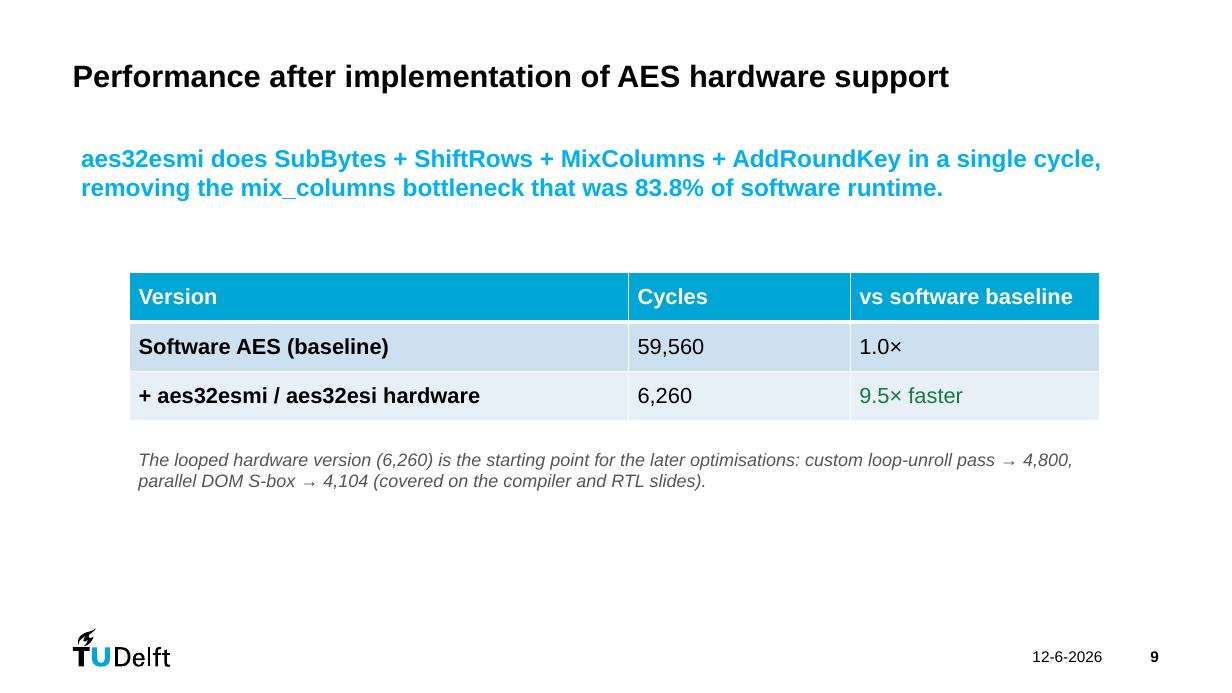
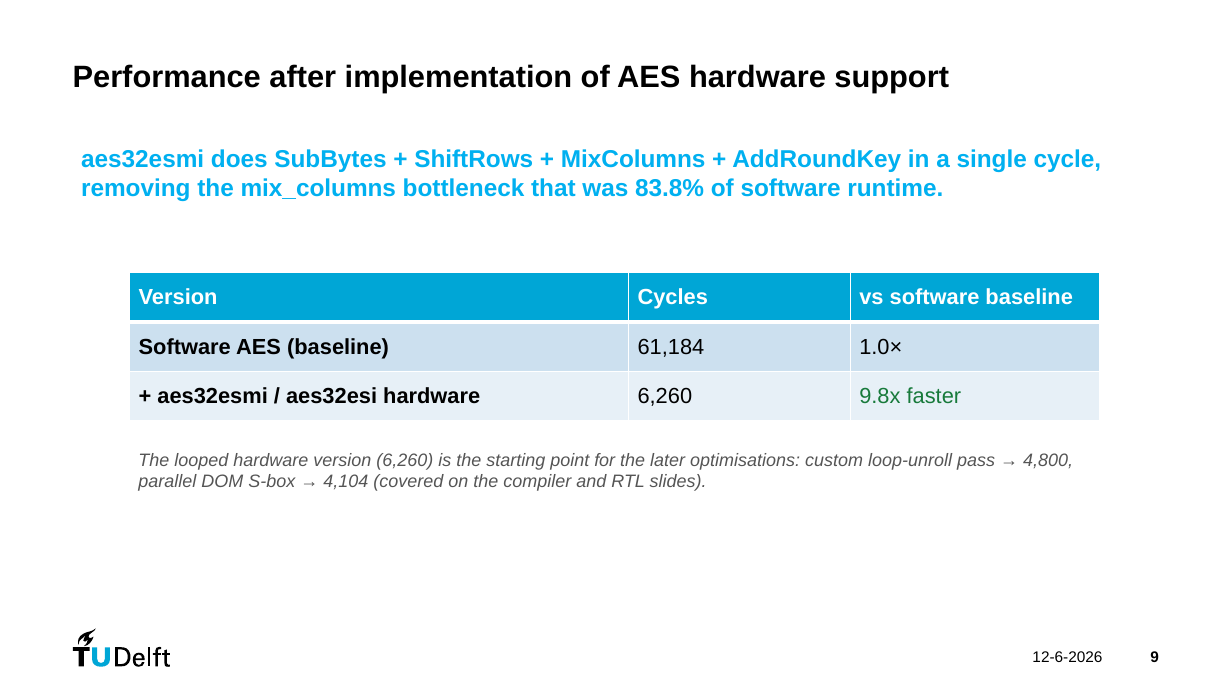
Before and after one commit to danieltyukov/tud-processor-design-project, a slide deck: slide 9 of PDP_group24.pptx. Drawn at 1232x693 pixels with LibreOffice and Linux fonts; fonts in the diff are those of the drawing. Boxes give left, top, right and bottom in pixels: in the first picture for what was removed or moved away, otherwise in the second. Text is boxed around its words. In the diff, an @@ line names an element or a change of style, - is before the commit and + after.

```diff
--- a/PDP_group24.pptx
+++ b/PDP_group24.pptx
@@ table at (129,273,1100,421) @@
-row 2, column 2: 59,560
+row 2, column 2: 61,184
-row 3, column 3: 9.5× faster
+row 3, column 3: 9.8x faster
```
Also in this commit, not shown: 6 other slides changed, 5 other files.
